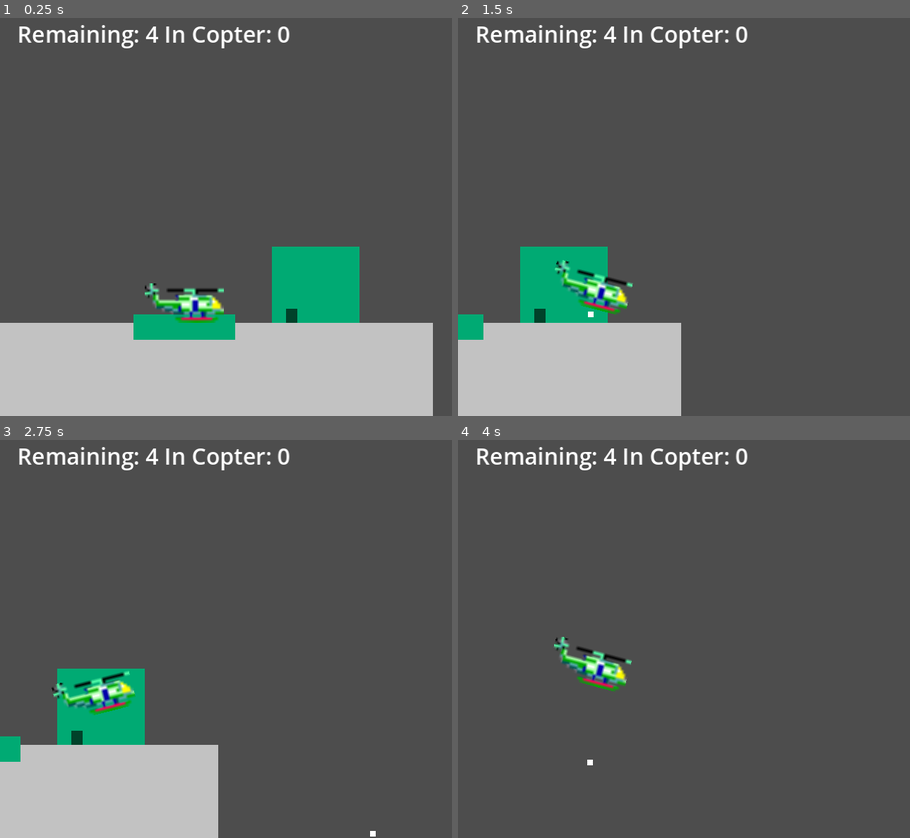
Above: before the commit, frames 1-4 (two rows, left to right).
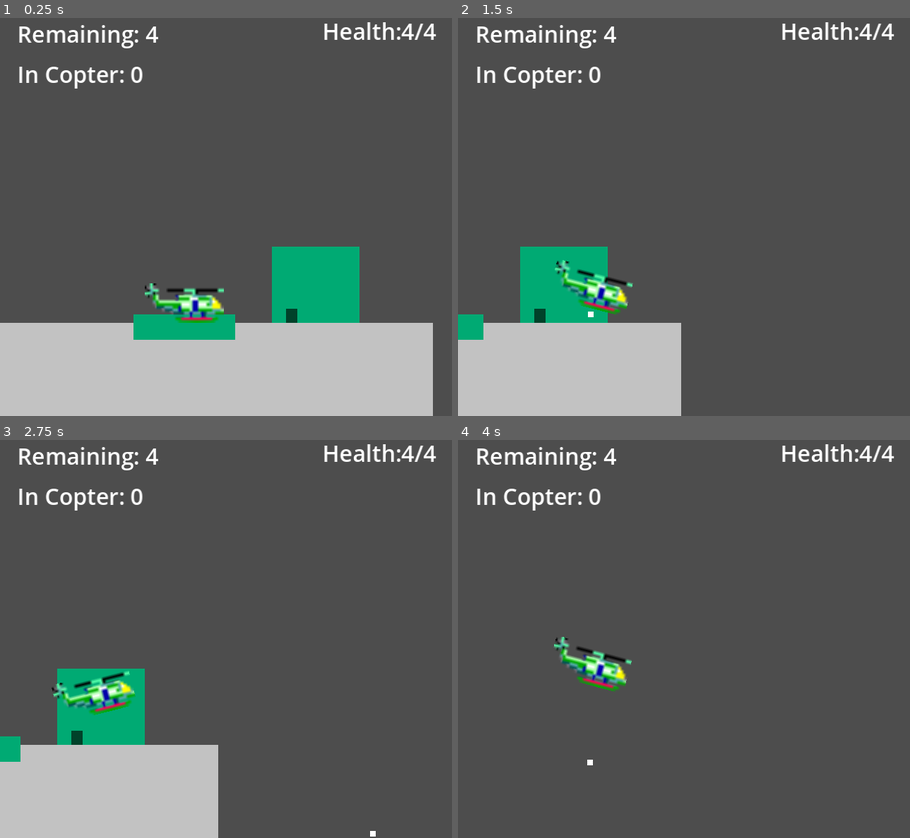
Above: after the commit, the same moments.

Repository: scottpetrovic/godot-choplifter-clone
Game: Godot game, scene res://Scenes/InGame.tscn
Two runs of this game, one before a commit and one after it. Both use one fixed random seed, a clock stepped at 60 frames per second and the inputs below. The engine's default icon, where the game draws it, is replaced by a stand-in: a white triangle on a blue panel in a dark square.
Inputs:
- Up to frame 1 (0.25 s): no input
- Up to frame 2 (1.5 s): hold Right (ui_right) from 0.53 s (still down); tap Space (shoot) at 0.6, 1.35 s; tap Up (ui_up) at 0.77 s
- Up to frame 3 (2.75 s): tap Up (ui_up) at 1.52 s; release Right (ui_right) at 2.03 s; hold Left (ui_left) from 2.03 s (still down); tap Space (shoot) at 2.1 s
- Up to frame 4 (4 s): release Left (ui_left) at 2.78 s; hold Right (ui_right) from 2.78 s (still down); tap Space (shoot) at 2.85, 3.6 s; tap Up (ui_up) at 3.02, 3.77 s

The runs differ from the first frame. In frame 1, 1.4% of the frame differs, in the area x 4-97%, y 1-18%; in frame 2, 1.4%; in frame 3, 1.4%; in frame 4, 1.4%.

Commit message:
Added enemy that can shoot. Add health to player and add lose message when dead

Diff:
--- a/GUI/basic_gui_info.gd
+++ b/GUI/basic_gui_info.gd
@@ -3,5 +3,5 @@
 
 # Called every frame. 'delta' is the elapsed time since the previous frame.
 func _process(delta: float) -> void:
-	text = "Remaining: " + str(Constants.level_total_remaining_prisoners)
-	text += " In Copter: " + str(Constants.player_reference.prisoners_in_helicopter)
+	text = "Remaining: " + str(Constants.level_total_remaining_prisoners) + '\n'
+	text += "In Copter: " + str(Constants.player_reference.prisoners_in_helicopter)
--- /dev/null
+++ b/GUI/gui_health.gd
@@ -0,0 +1,5 @@
+extends Label
+
+func _process(delta: float) -> void:
+	text = 'Health:' + str(Constants.player_reference.health) + '/'
+	text += str(Constants.player_reference.max_health)
--- a/Globals/Constants.gd
+++ b/Globals/Constants.gd
@@ -24,6 +24,6 @@
 
 
 func _process(delta: float) -> void:
-	if player_reference:
+	if is_instance_valid(player_reference) && player_reference:
 		var logic_node: HelicopterDirectionState = player_reference.get_node("HelicopterDirectionLogic")
 		player_direction = logic_node.get_direction()
--- a/Globals/EventBus.gd
+++ b/Globals/EventBus.gd
@@ -2,3 +2,4 @@
 
 
 signal LevelComplete()
+signal LevelFailed()
--- /dev/null
+++ b/Objects/BasicAAEnemy/basic_aa_enemy.gd
@@ -0,0 +1,52 @@
+class_name BasicAAEnemy
+extends Area2D
+
+# start by just following character with gun to get that lined up
+
+# only do this when in range
+@onready var gun: Node2D = $Gun
+@export var lookout_range: int = 100
+
+var health: int = 3
+
+
+func _ready() -> void:
+	area_entered.connect(_area_enter)
+
+func _area_enter(_area: Area2D) -> void:
+	if _area.is_in_group("PlayerBullet"):
+		health -= 1
+
+		# enemy death
+		# TODO: give player points for this?
+		# TODO: create explosion effect
+		if health <= 0:
+			queue_free()
+
+func _process(delta: float) -> void:
+
+	# logic with when enemy will start following player based on distance
+	if is_player_in_range():
+		_follow_player('snap')
+
+func is_player_in_range() -> bool:
+	var distance_to_player: float = global_position.distance_to(Constants.player_reference.global_position)
+	if distance_to_player < lookout_range:
+		return true
+
+	return false
+
+
+func _follow_player(type: String) -> void:
+	# follow very precisley
+	if type == 'precise':
+		gun.look_at(Constants.player_reference.global_position)
+		gun.rotation += PI / 2
+
+	# follow in increments of 45 degrees
+	if type == 'snap':
+		var angle = (Constants.player_reference.global_position - global_position).angle()
+		var degrees = rad_to_deg(angle)
+		var snapped_degrees = round(degrees / 45.0) * 45.0
+		gun.rotation = deg_to_rad(snapped_degrees)
+		gun.rotation += PI/2 # fix for 2D sprites to align
--- /dev/null
+++ b/Objects/BasicAAEnemy/basic_aa_enemy.tscn
@@ -0,0 +1,39 @@
+[gd_scene load_steps=4 format=3 uid="uid://f5v6k8edjhx"]
+
+[ext_resource type="Script" path="res://Objects/BasicAAEnemy/basic_aa_enemy.gd" id="1_844mn"]
+[ext_resource type="Script" path="res://Objects/BasicAAEnemy/shoot_logic.gd" id="2_pn2mb"]
+
+[sub_resource type="RectangleShape2D" id="RectangleShape2D_3ptbe"]
+size = Vector2(16, 8)
+
+[node name="BasicAAEnemy" type="Area2D"]
+script = ExtResource("1_844mn")
+
+[node name="CollisionShape2D" type="CollisionShape2D" parent="."]
+shape = SubResource("RectangleShape2D_3ptbe")
+
+[node name="Gun" type="Node2D" parent="."]
+script = ExtResource("2_pn2mb")
+
+[node name="Base2" type="ColorRect" parent="Gun"]
+offset_left = -1.0
+offset_top = -9.0
+offset_right = 1.0
+offset_bottom = -1.75
+pivot_offset = Vector2(1, 9)
+color = Color(0.542057, 0.203102, 0.405326, 1)
+metadata/_edit_use_anchors_ = true
+
+[node name="SpawnPoint" type="Marker2D" parent="Gun"]
+position = Vector2(0, -10)
+
+[node name="ShootTimer" type="Timer" parent="Gun"]
+wait_time = 2.0
+
+[node name="Base" type="ColorRect" parent="."]
+offset_left = -5.0
+offset_top = -3.0
+offset_right = 5.0
+offset_bottom = 2.0
+color = Color(0.894027, 0.562229, 0.741705, 1)
+metadata/_edit_use_anchors_ = true
--- /dev/null
+++ b/Objects/BasicAAEnemy/shoot_logic.gd
@@ -0,0 +1,23 @@
+extends Node2D
+
+@onready var shoot_timer: Timer = $ShootTimer
+@onready var enemy_base: BasicAAEnemy = $".."
+@onready var spawn_point: Marker2D = $SpawnPoint
+
+const ENEMY_BULLET = preload("res://Objects/EnemyBullet/EnemyBullet.tscn")
+
+# Called when the node enters the scene tree for the first time.
+func _ready() -> void:
+	shoot_timer.wait_time = 2.0
+	shoot_timer.one_shot = true
+
+# Called every frame. 'delta' is the elapsed time since the previous frame.
+func _process(delta: float) -> void:
+	if enemy_base.is_player_in_range() && shoot_timer.is_stopped():
+		var bull: EnemyBullet = ENEMY_BULLET.instantiate()
+		bull.global_position = spawn_point.global_position
+
+		# PI/2 is subtracted because our gun faces UP by default
+		bull.set_rotation(rotation - PI/2)
+		get_tree().current_scene.add_child(bull)
+		shoot_timer.start()
--- a/Objects/Bullet/Bullet.tscn
+++ b/Objects/Bullet/Bullet.tscn
@@ -5,7 +5,7 @@
 [sub_resource type="RectangleShape2D" id="RectangleShape2D_bpp7h"]
 size = Vector2(2, 2)
 
-[node name="Bullet" type="Area2D"]
+[node name="Bullet" type="Area2D" groups=["PlayerBullet"]]
 script = ExtResource("1_63g6v")
 
 [node name="ColorRect" type="ColorRect" parent="."]
--- a/Objects/Bullet/bullet.gd
+++ b/Objects/Bullet/bullet.gd
@@ -12,6 +12,8 @@
 
 # Called when the node enters the scene tree for the first time.
 func _ready() -> void:
+
+	add_to_group("PlayerBullet")
 
 	area_entered.connect(_area_entered)
 	body_entered.connect(_body_entered)
--- /dev/null
+++ b/Objects/EnemyBullet/EnemyBullet.tscn
@@ -0,0 +1,28 @@
+[gd_scene load_steps=3 format=3 uid="uid://x6wr2j5y1f47"]
+
+[ext_resource type="Script" path="res://Objects/EnemyBullet/enemy_bullet.gd" id="1_bkk1y"]
+
+[sub_resource type="RectangleShape2D" id="RectangleShape2D_gftbx"]
+size = Vector2(2, 2)
+
+[node name="EnemyBullet" type="Area2D" groups=["EnemyBullet"]]
+script = ExtResource("1_bkk1y")
+
+[node name="ColorRect" type="ColorRect" parent="."]
+anchors_preset = 8
+anchor_left = 0.5
+anchor_top = 0.5
+anchor_right = 0.5
+anchor_bottom = 0.5
+offset_left = -1.0
+offset_top = -1.0
+offset_right = 1.0
+offset_bottom = 1.0
+grow_horizontal = 2
+grow_vertical = 2
+color = Color(0.968444, 7.18111e-05, 0.734694, 1)
+
+[node name="CollisionShape2D" type="CollisionShape2D" parent="."]
+shape = SubResource("RectangleShape2D_gftbx")
+
+[node name="LifetimeTimer" type="Timer" parent="."]
--- /dev/null
+++ b/Objects/EnemyBullet/enemy_bullet.gd
@@ -0,0 +1,36 @@
+class_name EnemyBullet
+extends Area2D
+
+@onready var lifetime_timer: Timer = $LifetimeTimer
+const BULLET_SPEED = 50
+
+var _rotation: float = 0
+
+# Called when the node enters the scene tree for the first time.
+func _ready() -> void:
+
+	add_to_group("EnemyBullet")
+
+	body_entered.connect(_body_entered)
+
+	lifetime_timer.wait_time = 1.5
+	lifetime_timer.one_shot = true
+	lifetime_timer.timeout.connect( func(): queue_free() )
+	lifetime_timer.start()
+
+
+func _body_entered(body: Node2D) -> void:
+
+	#print(body.name)
+	if body.has_method("hit"):
+		body.hit()
+
+	queue_free()
+
+
+# Called every frame. 'delta' is the elapsed time since the previous frame.
+func _process(delta: float) -> void:
+	# just shoot straight locally. We should already be rotated
+	var direction = Vector2.RIGHT.rotated(rotation)
+	position += direction * BULLET_SPEED * delta
+	pass
--- a/Objects/Helicopter/helicopter.gd
+++ b/Objects/Helicopter/helicopter.gd
@@ -6,14 +6,43 @@
 var direction_input: Vector2 = Vector2.ZERO
 var prisoners_in_helicopter: int = 0
 
-# helps keeps us on screen mostly
+# helps keeps us on screen mostly so we don't go above screen
 var max_elevation: float = 6 # 0 is at the very top of the screen
+
+
+var max_health: int = 4
+var health: int = max_health
+
+func hit() -> void:
+
+	if health <= 0:
+		return  # we are already dead, no point in taking more damage
+
+	health -= 1
+
+	if health <= 0:
+		visible = false # hide the player
+		_turn_off_collisions()
+		EventBus.LevelFailed.emit()
+
+func _turn_off_collisions() -> void:
+	process_mode = Node.PROCESS_MODE_DISABLED # stop collisions
+
+
+func is_alive() -> bool:
+	return health > 0
 
 func _init() -> void:
 	# allow other objects to reference player in future
 	Constants.player_reference = self
 
+
 func _physics_process(_delta):
+
+	# we are dead, stop processing input
+	if health <= 0:
+		return
+
 	# Get input values (-1, 0, or 1 for each axis)
 	direction_input = Vector2(
 		Input.get_axis("ui_left", "ui_right"),
--- a/Scenes/InGame.tscn
+++ b/Scenes/InGame.tscn
@@ -10,7 +10,9 @@
 [ext_resource type="Script" path="res://Objects/Helicopter/helicopter_shoot_logic.gd" id="5_c1w48"]
 [ext_resource type="PackedScene" uid="uid://dt6a6g78nmcxw" path="res://Objects/PrisonerCamp/prisoner_camp.tscn" id="7_k0cwt"]
 [ext_resource type="Script" path="res://GUI/basic_gui_info.gd" id="10_nwxal"]
+[ext_resource type="Script" path="res://GUI/gui_health.gd" id="11_aw3g5"]
 [ext_resource type="Script" path="res://Scenes/level_complete.gd" id="11_qn1pq"]
+[ext_resource type="PackedScene" uid="uid://f5v6k8edjhx" path="res://Objects/BasicAAEnemy/basic_aa_enemy.tscn" id="12_gu644"]
 
 [sub_resource type="RectangleShape2D" id="RectangleShape2D_gf4po"]
 size = Vector2(531.5, 23)
@@ -71,19 +73,36 @@
 [node name="Info" type="Label" parent="GUI"]
 offset_left = 6.0
 offset_top = 3.0
-offset_right = 147.0
-offset_bottom = 15.0
+offset_right = 60.0
+offset_bottom = 39.0
 theme_override_font_sizes/font_size = 8
 text = "123"
 script = ExtResource("10_nwxal")
 
-[node name="LevelComplete" type="Label" parent="GUI"]
+[node name="Health" type="Label" parent="GUI"]
+anchors_preset = 1
+anchor_left = 1.0
+anchor_right = 1.0
+offset_left = -47.0
+offset_top = 2.0
+offset_right = -5.0
+offset_bottom = 16.0
+grow_horizontal = 0
+theme_override_font_sizes/font_size = 8
+text = "Health: 3"
+horizontal_alignment = 2
+script = ExtResource("11_aw3g5")
+
+[node name="LevelOverMessage" type="Label" parent="GUI"]
 visible = false
 offset_left = 10.0
 offset_top = 59.0
 offset_right = 150.0
 offset_bottom = 71.0
 theme_override_font_sizes/font_size = 10
-text = "LEVEL COMPLETE"
+text = "LEVEL FAIL/COMPLETE"
 horizontal_alignment = 1
 script = ExtResource("11_qn1pq")
+
+[node name="BasicAAEnemy" parent="." instance=ExtResource("12_gu644")]
+position = Vector2(184, 109)
--- a/Scenes/level_complete.gd
+++ b/Scenes/level_complete.gd
@@ -2,7 +2,13 @@
 
 func _ready() -> void:
 	EventBus.LevelComplete.connect(_level_complete)
+	EventBus.LevelFailed.connect(_level_fail)
 	visible = false
 
+func _level_fail() -> void:
+	text = 'LEVEL FAILED'
+	visible = true
+
 func _level_complete() -> void:
+	text = 'LEVEL COMPLETE'
 	visible = true
--- a/project.godot
+++ b/project.godot
@@ -30,6 +30,8 @@
 
 PrisonerCamp=""
 Prisoner=""
+EnemyBullet=""
+PlayerBullet=""
 
 [input]
 
Not shown: 1 places in Scenes/InGame.tscn that only renumber resources
